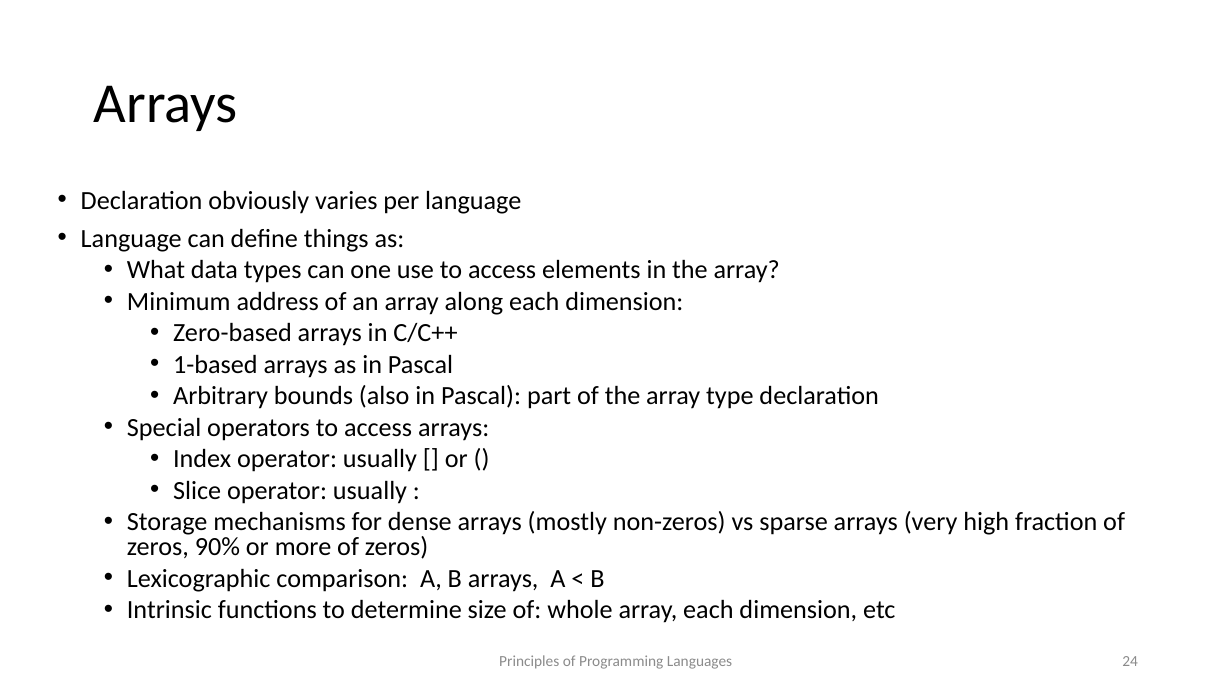
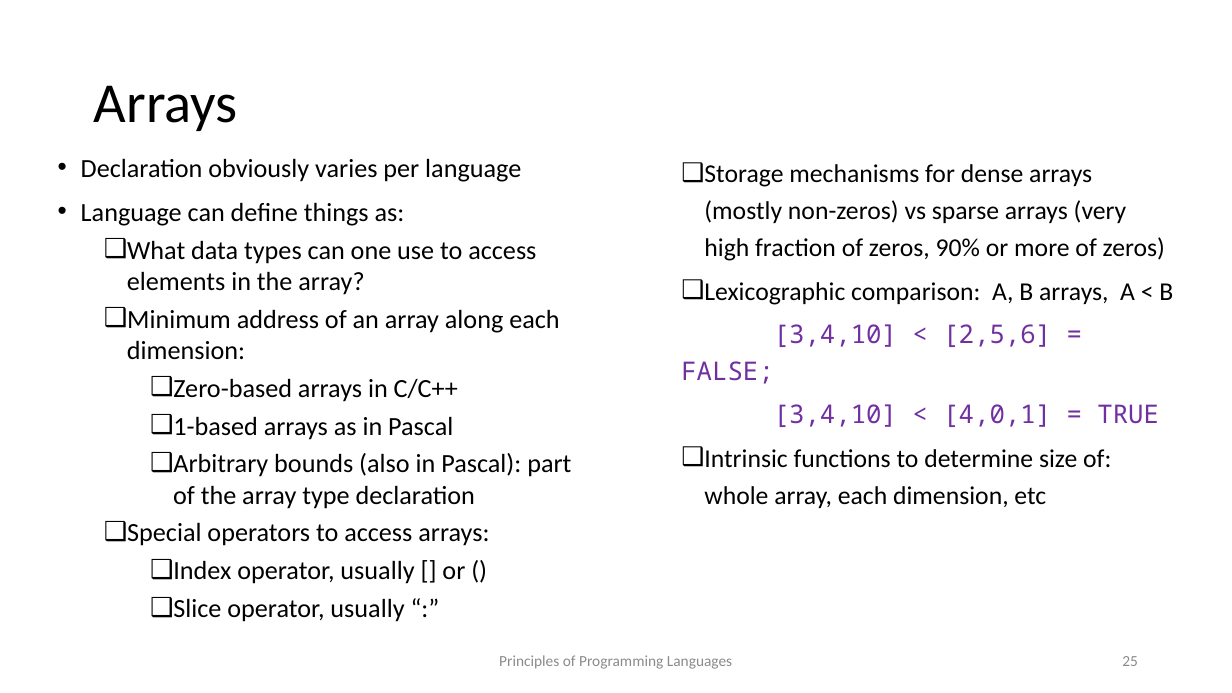
Before and after one commit to kongm/pl-design, a slide deck: slide 25 of C7-TypeSystems.pptx (slide 24 before the commit). Drawn at 1232x693 pixels with LibreOffice and Linux fonts; fonts in the diff are those of the drawing. Boxes give left, top, right and bottom in pixels: in the first picture for what was removed or moved away, otherwise in the second. Text is boxed around its words. In the diff, an @@ line names an element or a change of style, - is before the commit and + after.

```diff
--- a/C7-TypeSystems.pptx
+++ b/C7-TypeSystems.pptx
@@ text "Declaration obviously varies per language": place and size @@
-text "Declaration obviously varies per language" at (81, 190, 1125, 623)
+text "Declaration obviously varies per language" at (81, 158, 571, 622)
@@ text at (81, 158, 571, 546): line spacing 0.8 to 1; bullet • to ❑ @@
@@ text added at (681, 164, 1173, 508), 20 pt, text #000000 @@
+  ❑ Storage mechanisms for dense arrays (mostly non-zeros) vs sparse arrays (very high fraction of zeros, 90% or more of zeros)
+  ❑ Lexicographic comparison: A, B arrays, A < B
+  [3,4,10] < [2,5,6] = FALSE;
+  [3,4,10] < [4,0,1] = TRUE
+  ❑ Intrinsic functions to determine size of: whole array, each dimension, etc
@@ text at (173, 560, 465, 622): text changed @@
-    • Index operator: usually [] or ()
-    • Slice operator: usually :
-  • Storage mechanisms for dense arrays (mostly non-zeros) vs sparse arrays (very high fraction of zeros, 90% or more of zeros)
-  • Lexicographic comparison: A, B arrays, A < B
-  • Intrinsic functions to determine size of: whole array, each dimension, etc
+    ❑ Index operator, usually [] or ()
+    ❑ Slice operator, usually “:”
@@ page number at (1122, 656, 1138, 666): text changed @@
-24
+25
```
Also in this commit, not shown: 15 other slides changed, 4 slides added, 32 other files.
